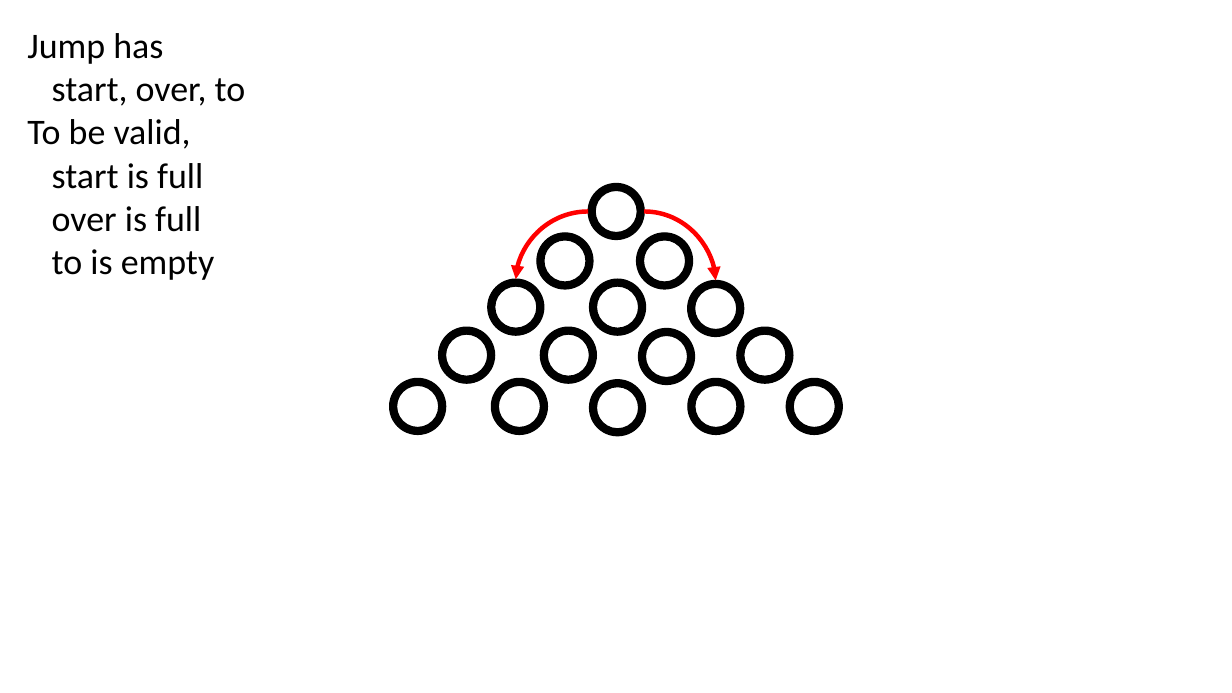
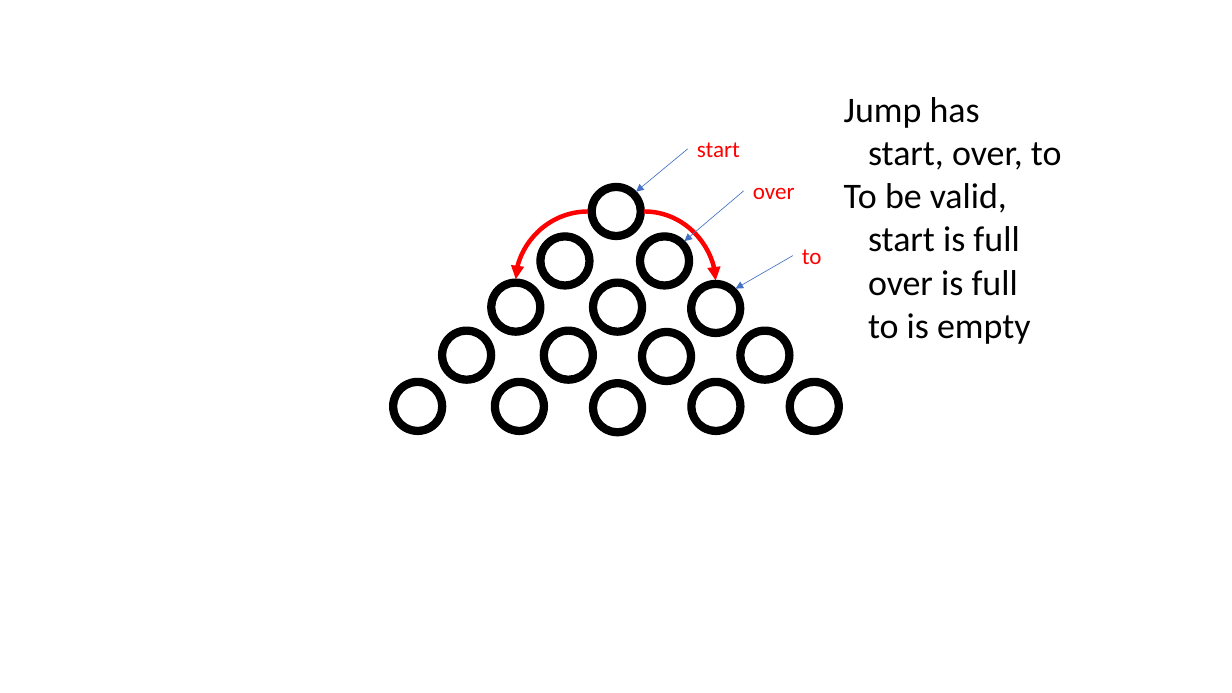
Before and after one commit to GregorKiczales/spd-materials, a slide deck: slide 5 of instructor/l17/l17-pad.pptx. Drawn at 1232x693 pixels with LibreOffice and Linux fonts; fonts in the diff are those of the drawing. Boxes give left, top, right and bottom in pixels: in the first picture for what was removed or moved away, otherwise in the second. Text is boxed around its words. In the diff, an @@ line names an element or a change of style, - is before the commit and + after.

```diff
--- a/instructor/l17/l17-pad.pptx
+++ b/instructor/l17/l17-pad.pptx
@@ text "Jump has" moved from (x1=27, y1=33, x2=246, y2=280) to (x1=844, y1=97, x2=1062, y2=344) @@
@@ arrow added from (688, 149) to (636, 191), #4472C4 0.5 pt @@
@@ text added at (x1=697, y1=142, x2=740, y2=157), 18 pt, text #FF0000 @@
+start
@@ arrow added from (744, 191) to (685, 241), #4472C4 0.5 pt @@
@@ text added at (x1=753, y1=187, x2=795, y2=199), 18 pt, text #FF0000 @@
+over
@@ arrow added from (793, 256) to (736, 288), #4472C4 0.5 pt @@
@@ text added at (x1=802, y1=249, x2=822, y2=264), 18 pt, text #FF0000 @@
+to
```
Also in this commit, not shown: 3 other slides changed, 2 slides added, 15 other files.
